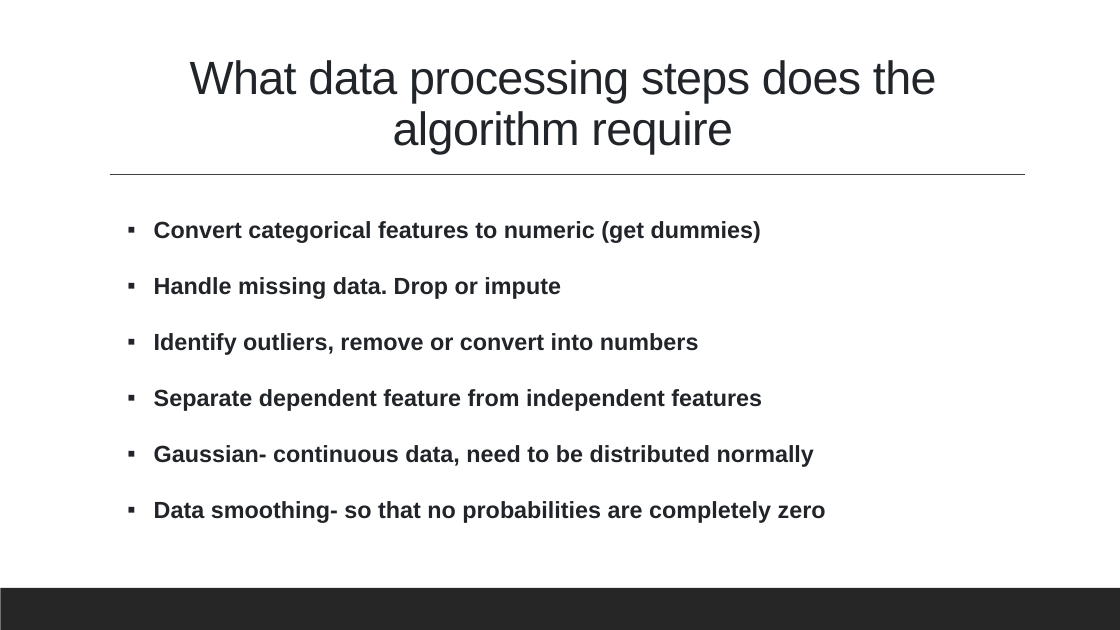
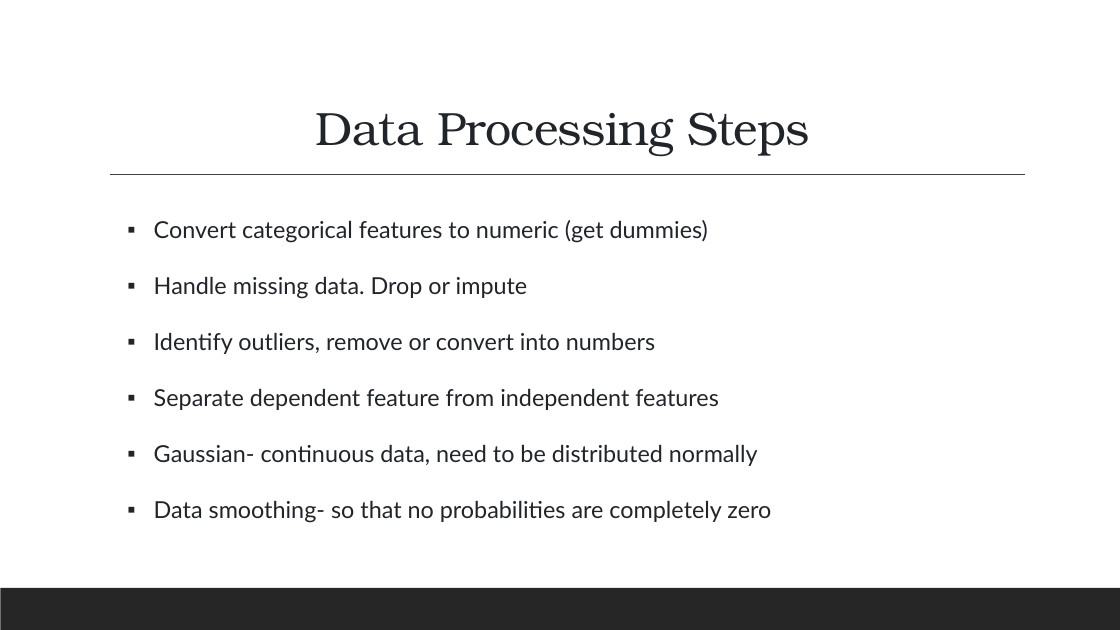
Before and after one commit to Myself1214/Group-3-M9, a slide deck: slide 7 of Naive Bayes Notes.pptx (slide 6 before the commit). Drawn at 1120x630 pixels with LibreOffice and Linux fonts; fonts in the diff are those of the drawing. Boxes give left, top, right and bottom in pixels: in the first picture for what was removed or moved away, otherwise in the second. Text is boxed around its words. In the diff, an @@ line names an element or a change of style, - is before the commit and + after.

```diff
--- a/Naive Bayes Notes.pptx
+++ b/Naive Bayes Notes.pptx
@@ title at [315, 112, 811, 155]: text changed; font Arial to TeX Gyre Bonum @@
-What data processing steps does the algorithm require
+Data Processing Steps
@@ text "Convert categorical features to numeric ..." at [154, 220, 771, 523]: font Arial to Lato, bold off @@
```
Also in this commit, not shown: 6 other slides changed, 1 slide added, 1 other file.
